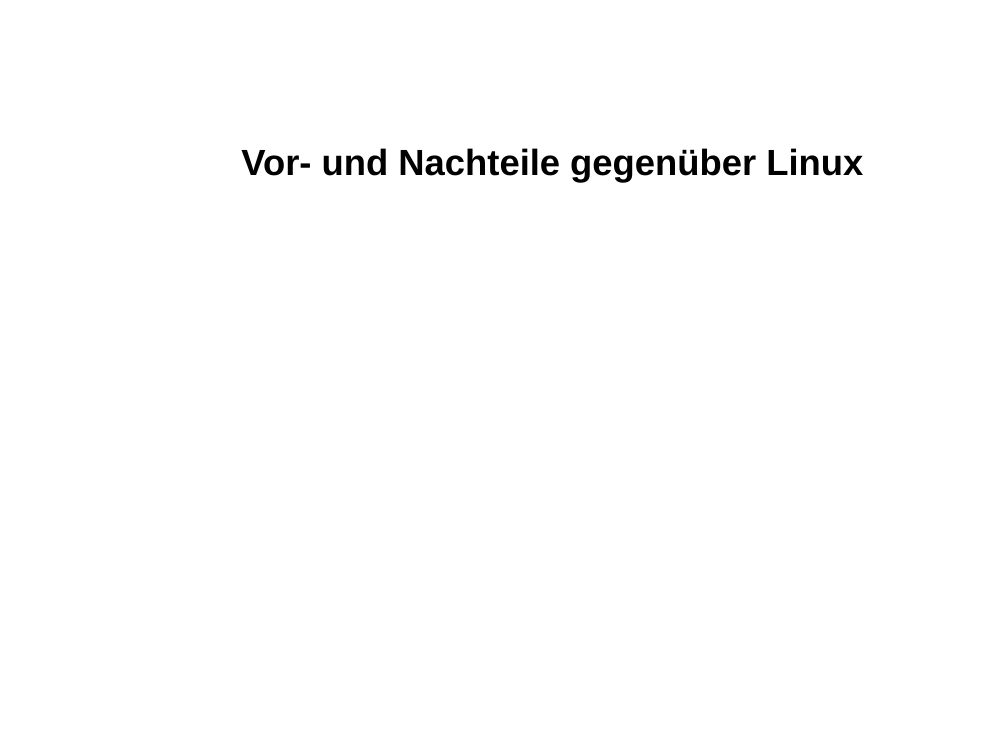
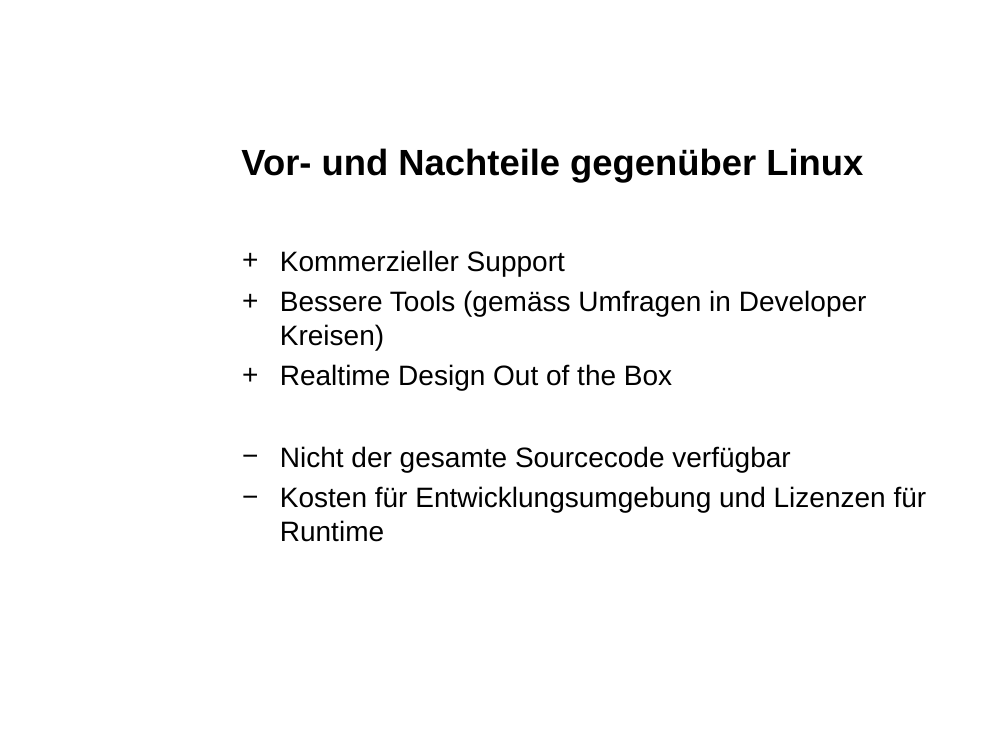
Before and after one commit to eojthejudge/softwaredesigndocs, a slide deck: slide 18 of Portieren/Marktuebersicht_Windows_Embedded.ppt. Drawn at 1008x756 pixels with LibreOffice and Linux fonts; fonts in the diff are those of the drawing; background and template pictures are left out. Boxes give left, top, right and bottom in pixels: in the first picture for what was removed or moved away, otherwise in the second. Text is boxed around its words. In the diff, an @@ line names an element or a change of style, - is before the commit and + after.

```diff
--- a/Portieren/Marktuebersicht_Windows_Embedded.ppt
+++ b/Portieren/Marktuebersicht_Windows_Embedded.ppt
@@ text added at bbox=[280, 250, 927, 542], 20 pt, text #000000 @@
++ Kommerzieller Support
++ Bessere Tools (gemäss Umfragen in Developer Kreisen)
++ Realtime Design Out of the Box
+− Nicht der gesamte Sourcecode verfügbar
+− Kosten für Entwicklungsumgebung und Lizenzen für Runtime
```
Also in this commit, not shown: 7 other slides changed, 4 slides added, 4 slides removed, 1 other file.
